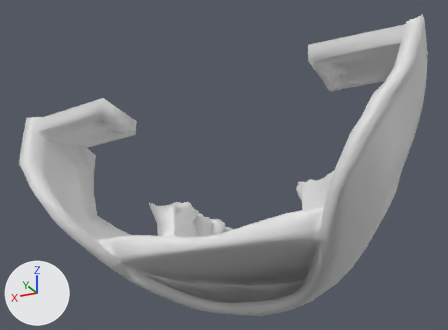
The Blender file blender/stable/animatronic-skull/SYLVIE-0.21.0-REV2-SKULL-TEETH-BOTTOM.blend as it was, and as the next commit left it.
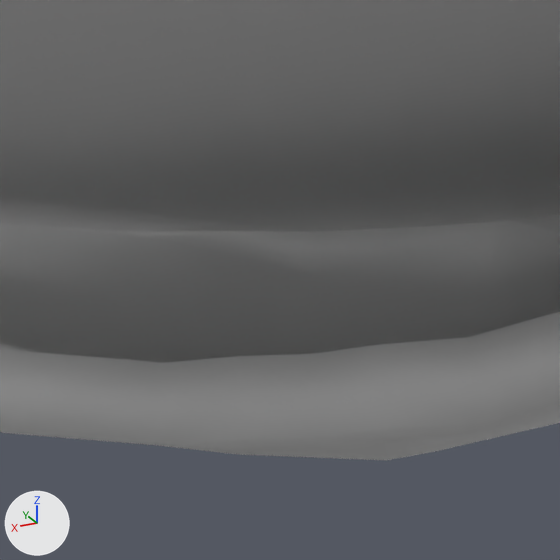
There are two pictures of each version: one whole from a 50 mm camera at (-68.9, 160.8, -50.1) aimed at (2.4, 18.4, 14.0), one close up on the part from 47% to 64% of the width and 77% to 100% of the height. The axes (+X, +Y, +Z) are drawn at lower left. The lights are the same throughout.
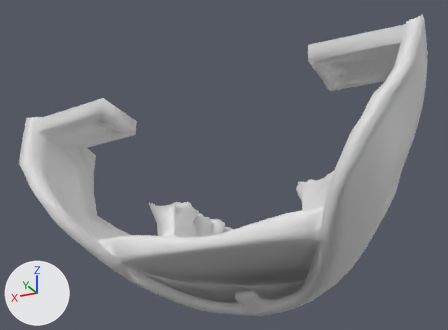
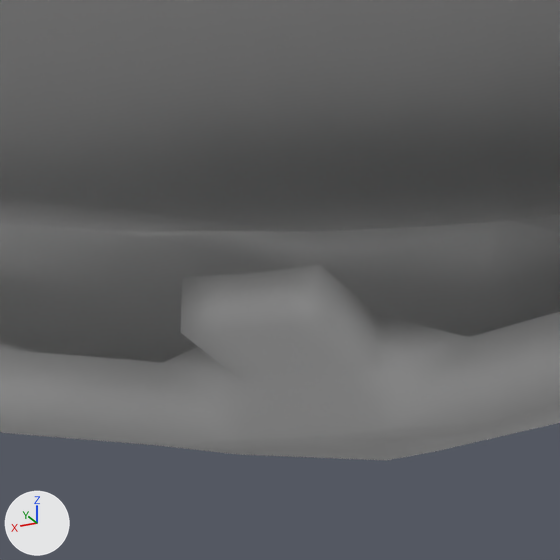
Diff of the bpy script that builds the scene:
```diff
--- a/blender/stable/animatronic-skull/SYLVIE-0.21.0-REV2-SKULL-TEETH-BOTTOM.blend.py
+++ b/blender/stable/animatronic-skull/SYLVIE-0.21.0-REV2-SKULL-TEETH-BOTTOM.blend.py
@@ me_cube_005 @@
 # used by ob_cube_018; location = (0.0, 0.0, 0.0); scale = (228.0, 228.0, 228.0)
-me_cube_005.from_pydata(...)  # 6546 vertices, 9177 faces; spans x -0.249..0.249, y -0.091..0.204, z -0.108..0.147
+me_cube_005.from_pydata(...)  # 6565 vertices, 9193 faces; spans x -0.249..0.249, y -0.091..0.204, z -0.108..0.147
+# me_cube_005 part 1
+# 3 vertices are removed from x -0.012..0.011, y 0.025..0.028, z -0.108..-0.095
+# 12 faces are deleted
+# 3 vertices in x -0.011..0.01, y 0.0..0.016, z -0.096 move by (0.0, 0.0, 0.005)
+# 1 vertex moves from x 0.0, y 0.026, z -0.096 to x 0.0, y 0.027, z -0.091
+# 14 vertices are added at x -0.012..0.012, y 0.027..0.049, z -0.108..-0.086
+# 8 new vertices lie (0.0, 0.022, 0.004) away from vertices in x -0.012..0.012, y 0.026..0.027, z -0.099..-0.09
+# 28 new faces join them
```

What differs and where, as boxes [x1, y1, x2, y2] in the close-ups (560 x 560 px):
part 1 of me_cube_005, built on: before [158, 337, 488, 460]; after [158, 265, 488, 460]
